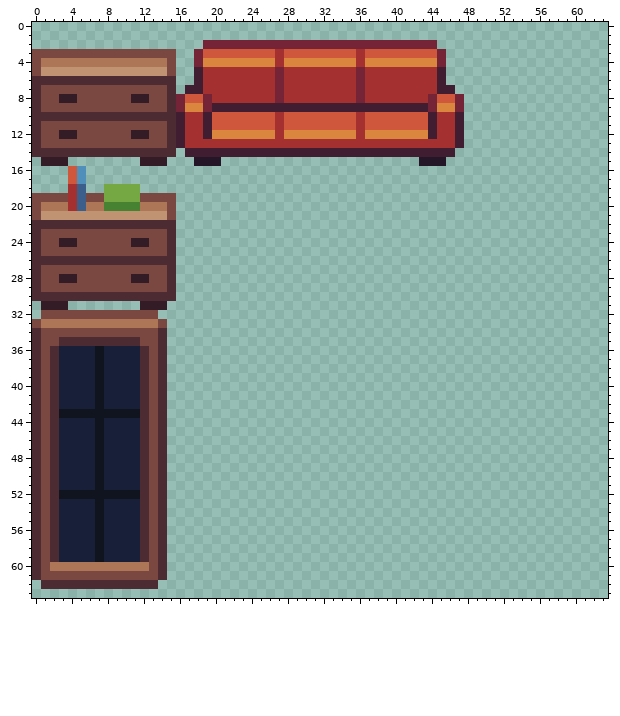
Two versions of one pixel-art sprite, Assets/Sprites/Furnitures.png. The first picture shows the starting point.
The file is 64x64 pixels.
The same view after the edit:
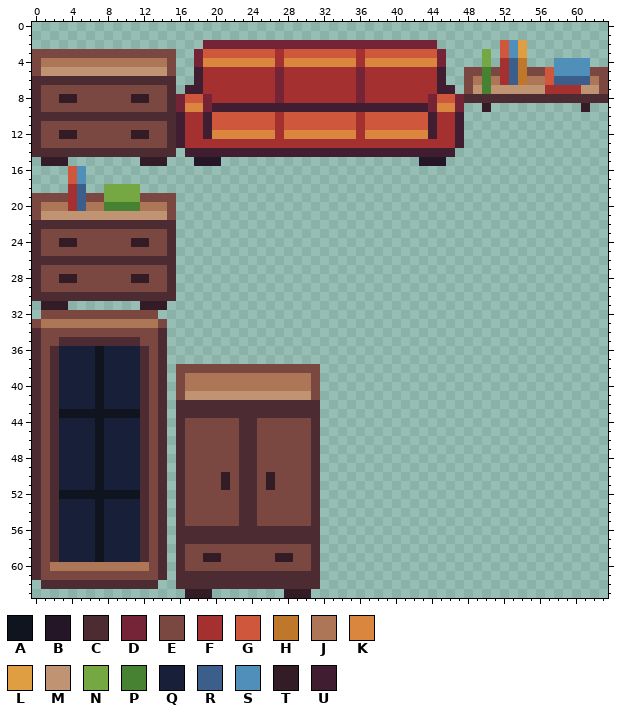
Palette (. is transparent): A #10141f  B #241527  C #4d2b32  D #752438  E #7a4841  F #a53030  G #cf573c  H #be772b  J #ad7757  K #da863e  L #de9e41  M #c09473  N #75a743  P #468232  Q #172038  R #3c5e8b  S #4f8fba  T #341c27  U #411d31
From old to new:
y 2: x 52..54 ... -> GSL
y 3: x 50 . -> N; x 52..54 ... -> GSL
y 4: x 50 . -> N; x 52..54 ... -> FRH; x 58..61 .... -> SSSS
y 5: x 48..63 ................ -> EEPEFRHEEGSSSSEE
y 6: x 48..63 ................ -> EJPJFRHJJGRRRRJE
y 7: x 48..63 ................ -> EMPMMMMMMFFFFMME
y 8: x 48..63 ................ -> CCCCCCCCCCCCCCCC
y 9: x 50 . -> T; x 61 . -> T
y 38: x 16..31 ................ -> EEEEEEEEEEEEEEEE
y 39..40: x 16..31 ................ -> EJJJJJJJJJJJJJJE
y 41: x 16..31 ................ -> EMMMMMMMMMMMMMME
y 42..43: x 16..31 ................ -> CCCCCCCCCCCCCCCC
y 44..49: x 16..31 ................ -> CEEEEEECCEEEEEEC
y 50..51: x 16..31 ................ -> CEEEETECCETEEEEC
y 52..55: x 16..31 ................ -> CEEEEEECCEEEEEEC
y 56..57: x 16..31 ................ -> CCCCCCCCCCCCCCCC
y 58: x 16..31 ................ -> CEEEEEEEEEEEEEEC
y 59: x 16..31 ................ -> CEETTEEEEEETTEEC
y 60: x 16..31 ................ -> CEEEEEEEEEEEEEEC
y 61..62: x 16..31 ................ -> CCCCCCCCCCCCCCCC
y 63: x 17..19 ... -> TTT; x 28..30 ... -> TTT
Where, in picture pixels (left, top, right, bottom), the same in both pictures:
added: (464, 40, 608, 112)
added: (176, 364, 320, 598)
